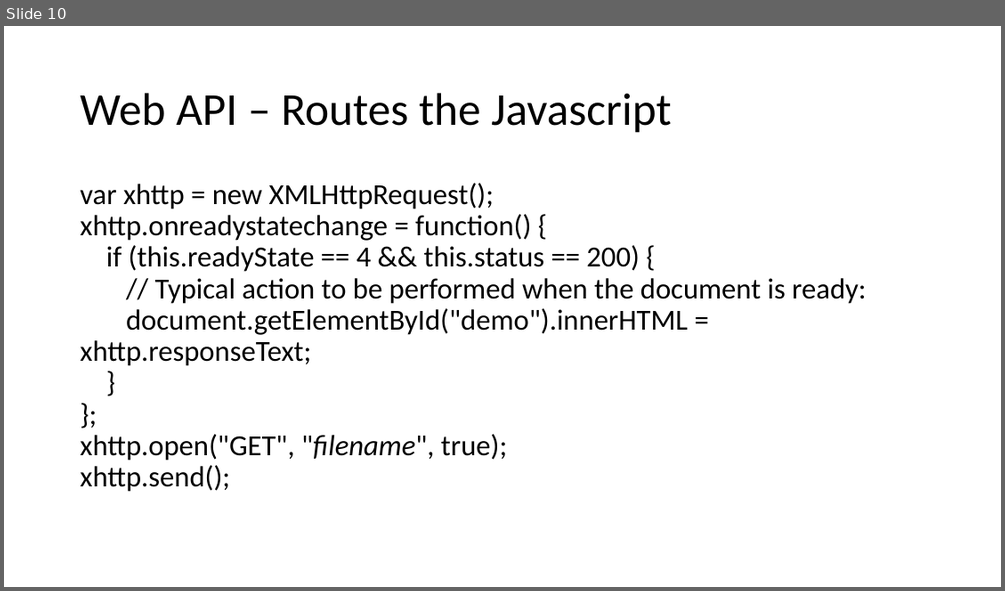
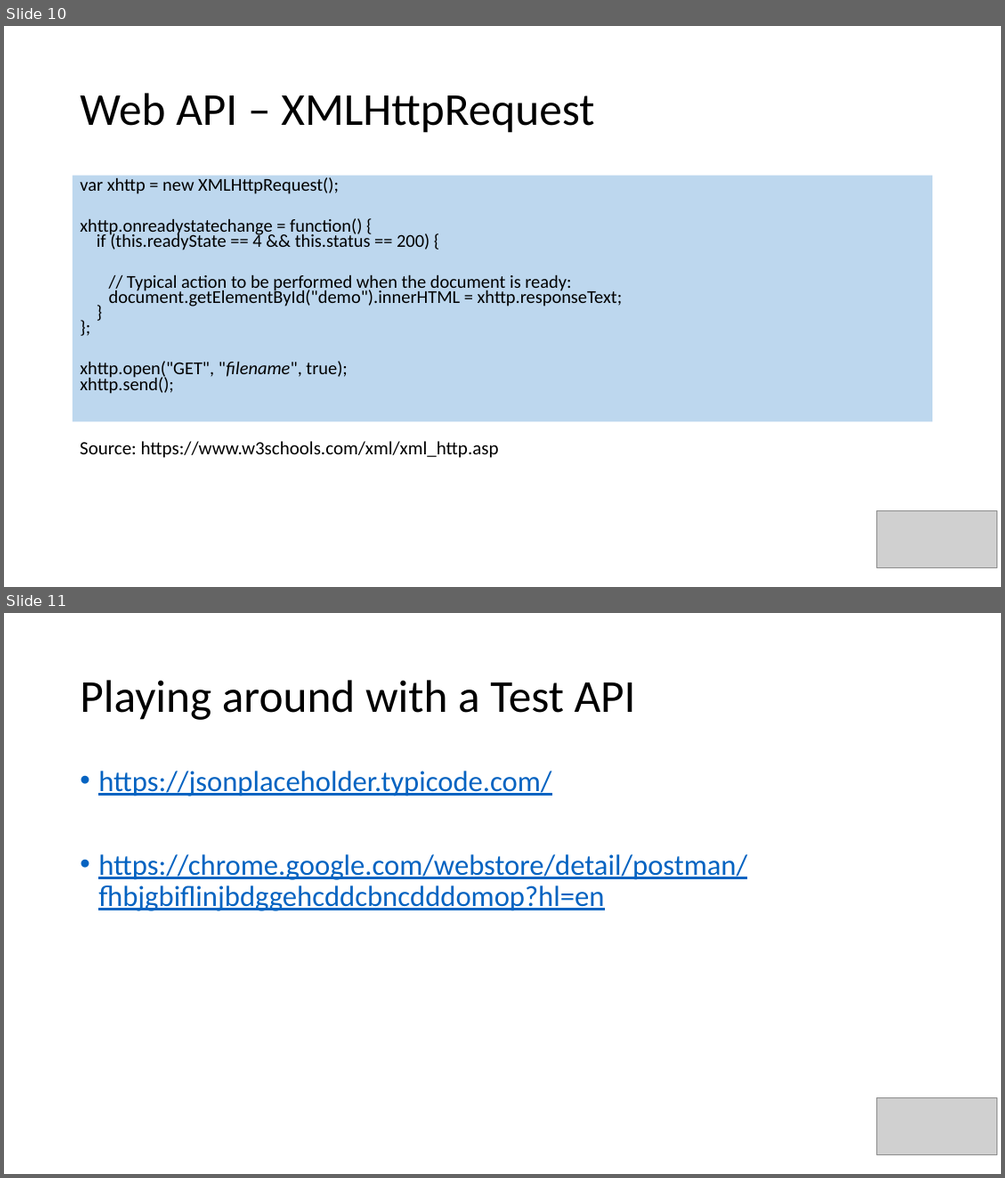
Before and after one commit to DerrickGold/Lightning-Talks, a slide deck: IntroductionAPI/ProgrammingAPI.pptx. Shown one above the other, each under a label of ours: slide 10 before the commit, slides 10 and 11 after it. The pictures are 1005x591 and 1005x1178 pixels, drawn with LibreOffice and Linux fonts; fonts in the diff are those of the drawing; grey boxes stand for pictures. Boxes give left, top, right and bottom in pixels: in the first picture for what was removed or moved away, otherwise in the second. Text is boxed around its words. In the diff, an @@ line names an element or a change of style, - is before the commit and + after.

```diff
--- a/IntroductionAPI/ProgrammingAPI.pptx
+++ b/IntroductionAPI/ProgrammingAPI.pptx
@@ slide 11 added at (4, 613, 1001, 1174), background #FFFFFF @@
@@ title added at (80, 680, 636, 720), 44 pt, text #000000 @@
+Playing around with a Test API
@@ text added at (98, 771, 747, 911), 28 pt, text #0563C1, underline @@
+• https://jsonplaceholder.typicode.com/
+• https://chrome.google.com/webstore/detail/postman/fhbjgbiflinjbdggehcddcbncdddomop?hl=en
@@ picture added at (877, 1097, 997, 1154) @@
@@ slide 10 changed as well @@
@@ title at (80, 93, 594, 133): text changed @@
-Web API – Routes the Javascript
+Web API – XMLHttpRequest
@@ text "var xhttp = new XMLHttpRequest();": place and size @@
-text "var xhttp = new XMLHttpRequest();" at (80, 183, 866, 491)
+text "var xhttp = new XMLHttpRequest();" at (73, 176, 933, 421)
@@ text "var xhttp = new XMLHttpRequest();" at (73, 176, 933, 421): fill none to #BDD7EE @@
@@ text at (80, 177, 623, 394): text changed; size 28 to 17.5 pt @@
-var xhttp = new XMLHttpRequest();
-xhttp.onreadystatechange = function() {
-if (this.readyState == 4 && this.status == 200) {
-// Typical action to be performed when the document is ready:
-document.getElementById("demo").innerHTML = xhttp.responseText;
-}
-};
-xhttp.open("GET", "filename", true);
-xhttp.send();
+var xhttp = new XMLHttpRequest();
+xhttp.onreadystatechange = function() {
+if (this.readyState == 4 && this.status == 200) {
+// Typical action to be performed when the document is ready:
+document.getElementById("demo").innerHTML = xhttp.responseText;
+}
+};
+xhttp.open("GET", "filename", true);
+xhttp.send();
@@ text added at (80, 441, 499, 458), 18 pt, text #000000 @@
+Source: https://www.w3schools.com/xml/xml_http.asp
@@ picture added at (877, 510, 997, 567) @@
```
Also in this commit, not shown: 9 other slides changed, 1 other file.
